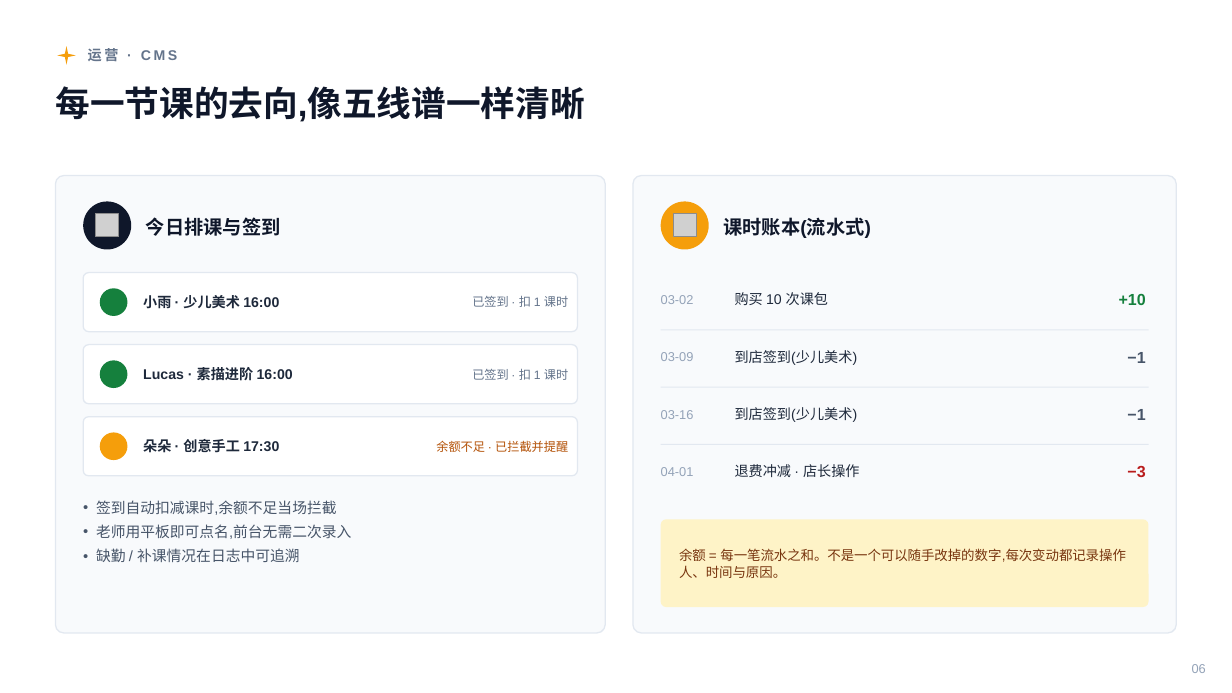
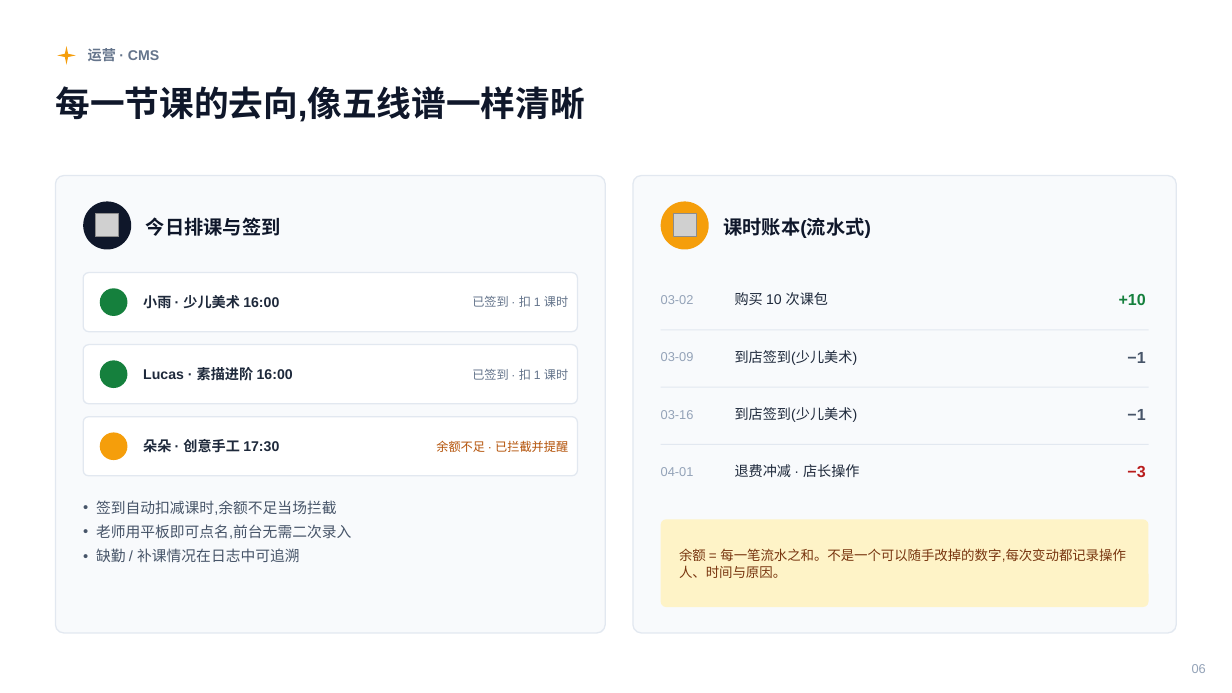
Before and after one commit to kenshinice-ai/studio-saas, a slide deck: slide 6 of docs/sales/PWE_StudioSaaS_销售介绍.pptx. Drawn at 1232x693 pixels with LibreOffice and Linux fonts; fonts in the diff are those of the drawing; grey boxes stand for pictures. Boxes give left, top, right and bottom in pixels: in the first picture for what was removed or moved away, otherwise in the second. Text is boxed around its words. In the diff, an @@ line names an element or a change of style, - is before the commit and + after.

```diff
--- a/docs/sales/PWE_StudioSaaS_销售介绍.pptx
+++ b/docs/sales/PWE_StudioSaaS_销售介绍.pptx
@@ text "运营 · CMS" at bbox=[88, 48, 159, 61]: letter spacing 2 to 0 pt @@
```
Also in this commit, not shown: 12 other slides changed, 44 other files.
